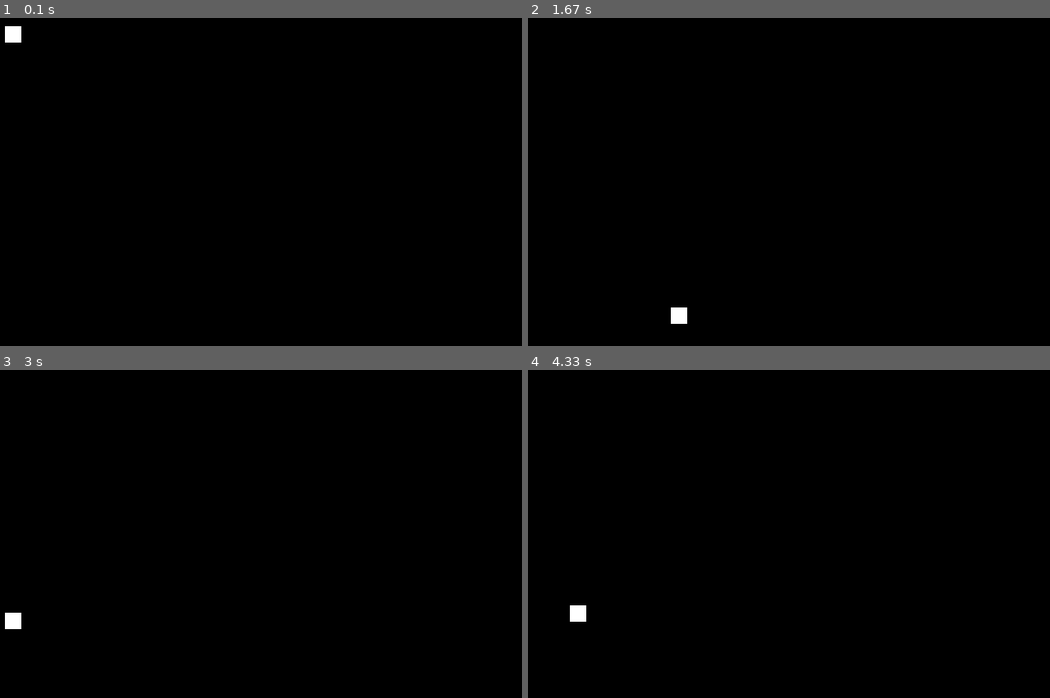
Above: before the commit, frames 1-4 (two rows, left to right).
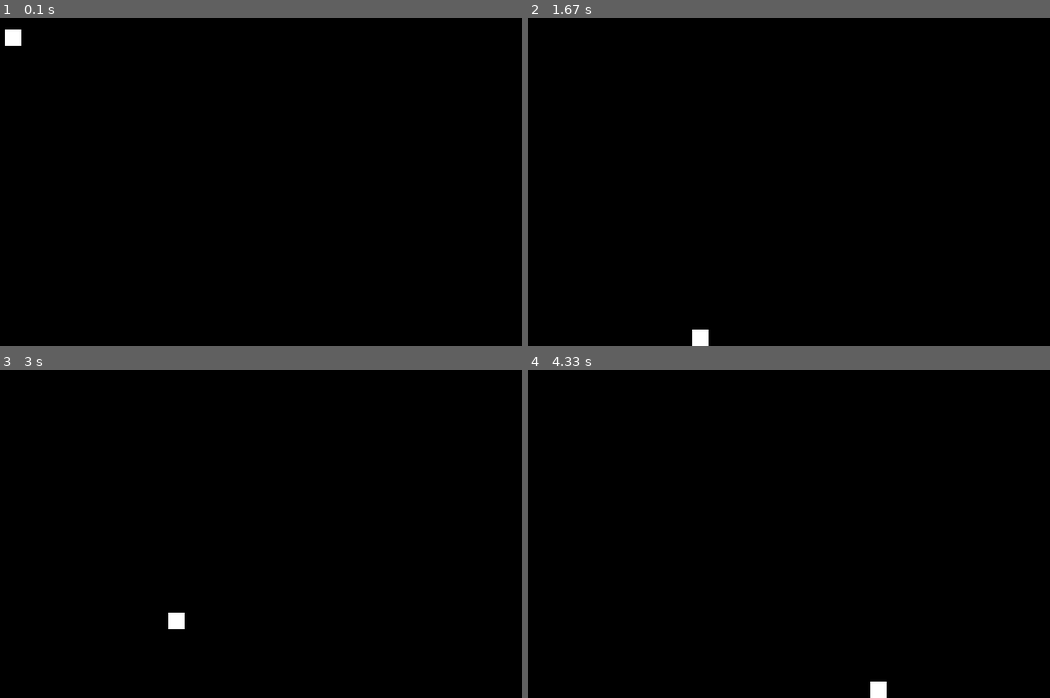
Above: after the commit, the same moments.

Repository: pl992/LearningPyGame
Game: pygame game, started from main.py
Two runs of this game, one before a commit and one after it. Both use one fixed random seed, a clock stepped at 60 frames per second and the inputs below.
Inputs:
- Up to frame 1 (0.1 s): no input
- Up to frame 2 (1.67 s): hold D 0.33-0.8 s; hold W 0.83-1.13 s; hold D 1.17-1.63 s
- Up to frame 3 (3 s): hold A 1.67-2.2 s; hold A 2.23-2.63 s; hold W from 2.67 s (still down)
- Up to frame 4 (4.33 s): release W at 3.03 s; hold D 3.07-3.7 s; hold A 3.73-4.2 s; hold D from 4.23 s (still down)

The runs differ from the first frame. In frame 1, less than 0.1% of the frame differs, in the area x 0-5%, y 2-9%; in frame 2, 0.3%, in the area x 27-35%, y 88-100%; in frame 3, 0.3%; in frame 4, 0.3%.

Commit message:
Added some physics: . Gravity . Horizontal acceleration

Diff:
--- a/main.py
+++ b/main.py
@@ -20,9 +20,9 @@
     def on_event(self,event):
         if event.type == pygame.QUIT:
             self._running = False
-        if event.type == pygame.KEYDOWN:
-            self.player.get_move(event.key,self.dt)
-        if event.type == pygame.KEYUP:
+        elif event.type == pygame.KEYDOWN:
+            self.player.get_move(event.key)
+        elif event.type == pygame.KEYUP:
             self.player.stop(event.key)
 
     def on_quit(self):
@@ -36,12 +36,13 @@
         while (self._running):
             self.dt = self.clock.tick(FPS) / 1000
             self._display_surf.blit(self.player.obscure,self.player.rect)
-            self.player.update(self._display_surf.get_size())
+            self.player.update(self._display_surf.get_size(),self.dt)
             self.render()
             for event in pygame.event.get():
                 self.on_event(event)
         self.on_quit()
 
+
 if __name__ == "__main__":
     theApp = App()
     theApp.on_execute()
--- a/player.py
+++ b/player.py
@@ -1,4 +1,9 @@
 import pygame
+
+GRAVITY = 30
+MAX_V = 10
+ACC = 10
+JUMP = 10
 
 class player:
     def __init__(self,x,y,size):
@@ -8,32 +13,71 @@
         self.size = size
         self.obscure.fill((0,0,0))
         self.image.fill((255,255,255))
+        #Horizontal,vertical
         self.velocity = [0,0]
 
-    def get_move(self,key,dt):
+        #left,right
+        self.moving = [False,False]
+        self.falling = True
+        self.jump = False
+
+    def get_move(self,key):
+        if key == pygame.K_a:
+            self.moving[0] = True
+            self.moving[1] = False
+        if key == pygame.K_d:
+            self.moving[0] = False
+            self.moving[1] = True
         if key == pygame.K_w:
-            self.velocity[1] = -200 * dt
-        if key == pygame.K_s:
-            self.velocity[1] = 200 * dt
-        if key == pygame.K_a:
-            self.velocity[0] = -200 * dt
-        if key == pygame.K_d:
-            self.velocity[0] = 200 * dt
+            self.falling = True
+            self.jump = True
 
-    def update(self,screen_size):
+    def move(self,dt):
+        get_sign = lambda x: -1 if x<0 else 1
+        if self.moving[0] == True:
+            if self.velocity[0] > -MAX_V:
+                self.velocity[0] -= ACC * dt
+            else:
+                self.velocity[0] = -MAX_V
+
+        if self.moving[1] == True:
+            if self.velocity[0] < MAX_V:
+                self.velocity[0] += ACC * dt
+            else:
+                self.velocity[0] = MAX_V
+
+        if self.moving[0] == False and self.moving[1] == False:
+            if self.velocity[0] != 0:
+                sign = get_sign(self.velocity[0])
+                self.velocity[0] += -1 * sign * ACC * dt
+                if get_sign(self.velocity[0]) != sign:
+                    self.velocity[0] = 0
+
+        if self.falling == True:
+            self.velocity[1] += GRAVITY * dt
+
+        if self.jump == True:
+            self.jump = False
+            self.velocity[1] -= JUMP
+
+    def update(self,screen_size,dt):
+        self.move(dt)
+        self.rect.move_ip(*self.velocity)
+
         if self.rect.left + self.velocity[0] > screen_size[0]:
             self.rect.left = self.velocity[0]
         elif self.rect.right + self.velocity[0] < 0:
             self.rect.right = screen_size[0] + self.velocity[0]
         elif self.rect.top + self.velocity[1] > screen_size[1]:
-            self.rect.top = self.velocity[1]
-        elif self.rect.bottom + self.velocity[1] < 0:
-            self.rect.bottom = screen_size[1] + self.velocity[1]
-        else:
-            self.rect.move_ip(*self.velocity)
+            self.rect.bottom = screen_size[1]
+            self.velocity[1] = 0
+            self.falling = False
+        elif self.rect.top + self.velocity[1] < 0:
+            self.rect.top = 0
+            self.velocity[1] = 0
 
     def stop(self,key):
-        if key == pygame.K_w or key == pygame.K_s:
-            self.velocity[1] = 0
-        elif key == pygame.K_a or key == pygame.K_d:
-            self.velocity[0] = 0
+        if key == pygame.K_a:
+            self.moving[0] = False
+        if key == pygame.K_d:
+            self.moving[1] = False
Not shown, added: README
